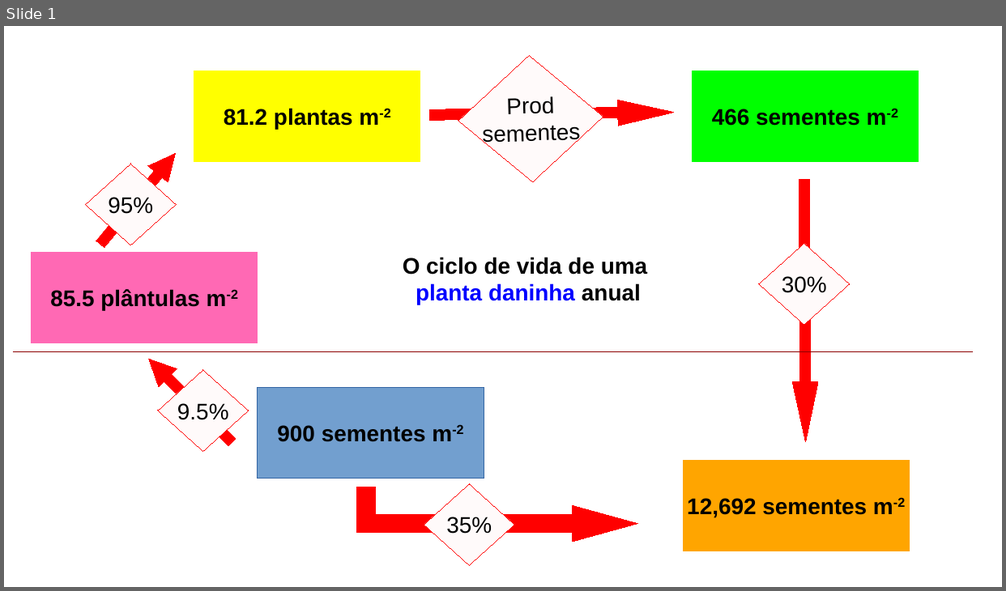
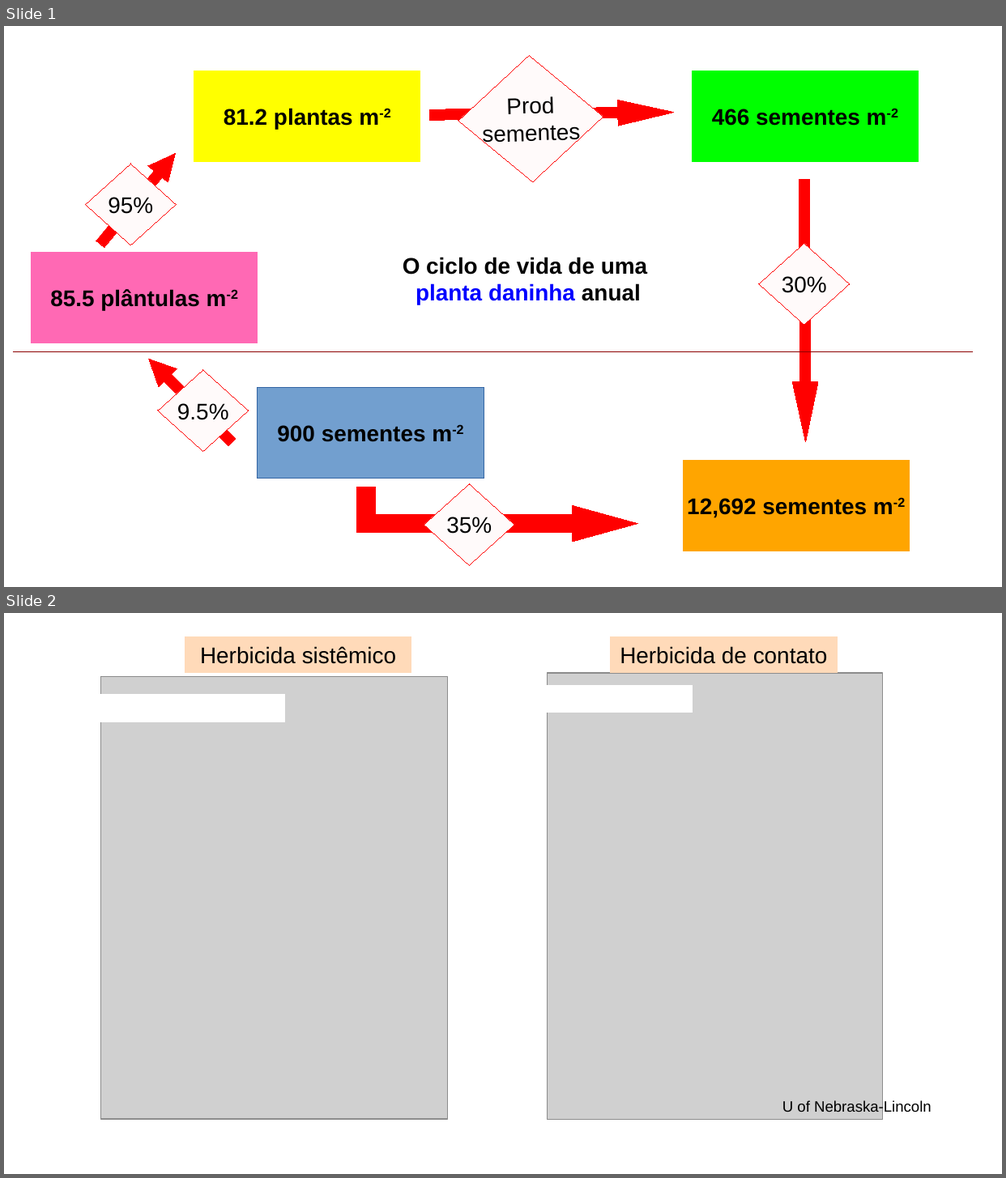
Before and after one commit to Unoeste-PP/palestra-pastagens, a slide deck: draw.odp. Shown one above the other, each under a label of ours: slide 1 before the commit, slides 1 and 2 after it. The pictures are 1006x591 and 1006x1178 pixels, drawn with LibreOffice and Linux fonts; fonts in the diff are those of the drawing; grey boxes stand for pictures. Boxes give left, top, right and bottom in pixels: in the first picture for what was removed or moved away, otherwise in the second. Text is boxed around its words. In the diff, an @@ line names an element or a change of style, - is before the commit and + after.

```diff
--- a/draw.odp
+++ b/draw.odp
@@ slide 2 added at [4,613,1002,1174], background #FFFFFF @@
@@ rectangle added at [185,636,411,673], fill #FFDAB9, outline #FFDAB9 0 pt, 18 pt, text #000000 @@
+Herbicida sistêmico
@@ rectangle added at [611,636,837,673], fill #FFDAB9, outline #FFDAB9 0 pt, 18 pt, text #000000 @@
+Herbicida de contato
@@ picture added at [101,676,448,1119] @@
@@ rectangle added at [466,685,692,713], fill #FFFFFF, outline #FFFFFF 0 pt @@
@@ picture added at [548,673,884,1120] @@
@@ rectangle added at [58,695,285,722], fill #FFFFFF, outline #FFFFFF 0 pt @@
@@ text added at [782,1101,931,1116], 12 pt, text #000000 @@
+U of Nebraska-Lincoln
```
Also in this commit, not shown: 1 other slide added, 1 slide removed, 6 other files.
